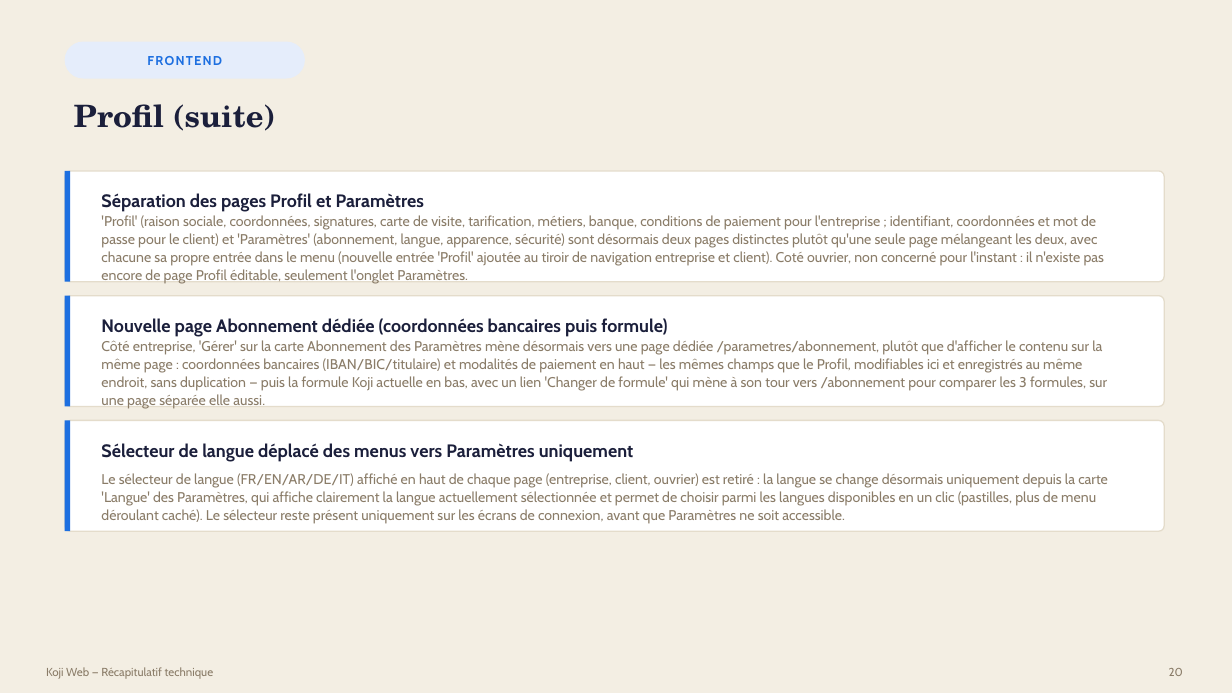
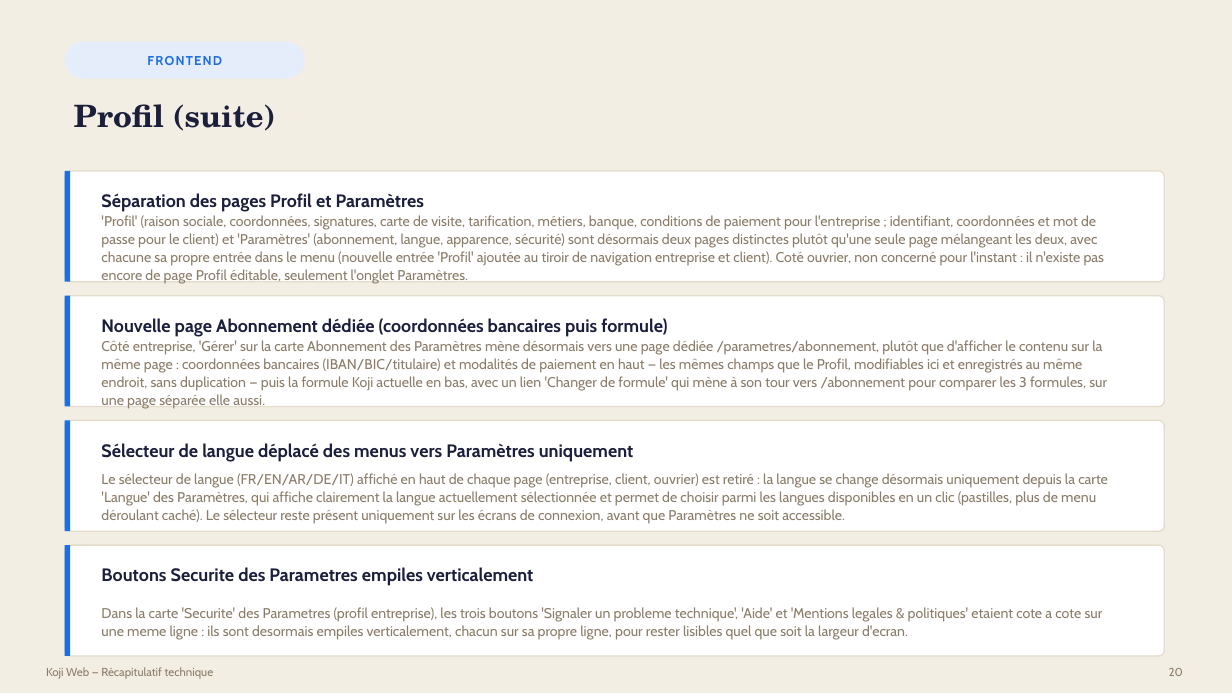
Before and after one commit to bouhouchimira-prog/web-app-Koji, a slide deck: slide 20 of docs/manager-recap/Recap-Koji-Manager.pptx. Drawn at 1232x693 pixels with LibreOffice and Linux fonts; fonts in the diff are those of the drawing. Boxes give left, top, right and bottom in pixels: in the first picture for what was removed or moved away, otherwise in the second. Text is boxed around its words. In the diff, an @@ line names an element or a change of style, - is before the commit and + after.

```diff
--- a/docs/manager-recap/Recap-Koji-Manager.pptx
+++ b/docs/manager-recap/Recap-Koji-Manager.pptx
@@ rounded rectangle added at box(65, 545, 1165, 656), fill #FFFFFF, outline #E4DCCB 1 pt @@
@@ rectangle added at box(65, 545, 70, 656), fill #1D6FE0 @@
@@ text added at box(101, 567, 533, 586), 14 pt, text #1B1F3B, bold @@
+Boutons Securite des Parametres empiles verticalement
@@ text added at box(101, 607, 1103, 640), 11 pt, text #8A7C68 @@
+Dans la carte 'Securite' des Parametres (profil entreprise), les trois boutons 'Signaler un probleme technique', 'Aide' et 'Mentions legales & politiques' etaient cote a cote sur une meme ligne : ils sont desormais empiles verticalement, chacun sur sa propre ligne, pour rester lisibles quel que soit la largeur d'ecran.
```
Also in this commit, not shown: 2 other slides changed, 3 other files.
